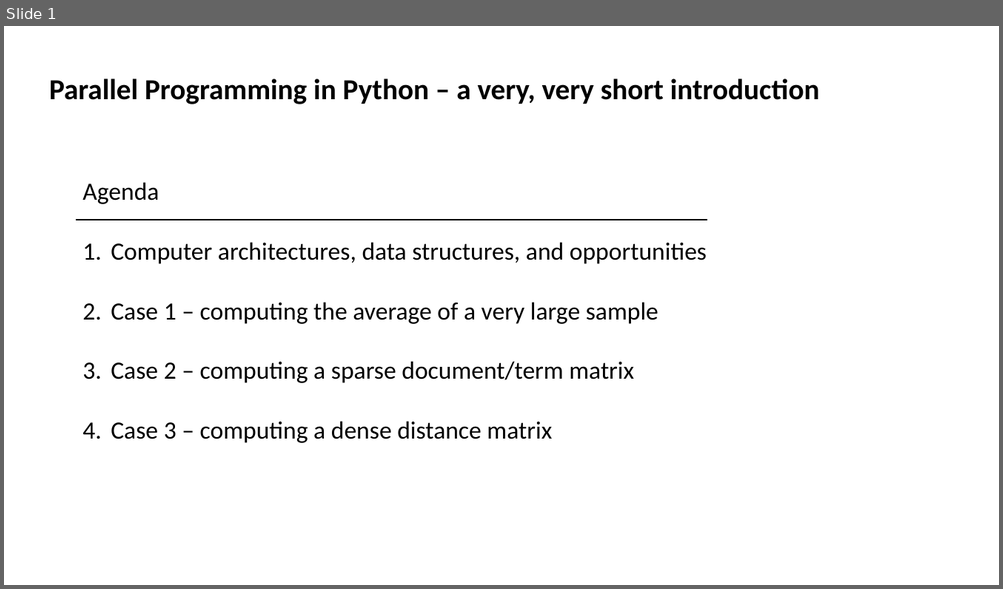
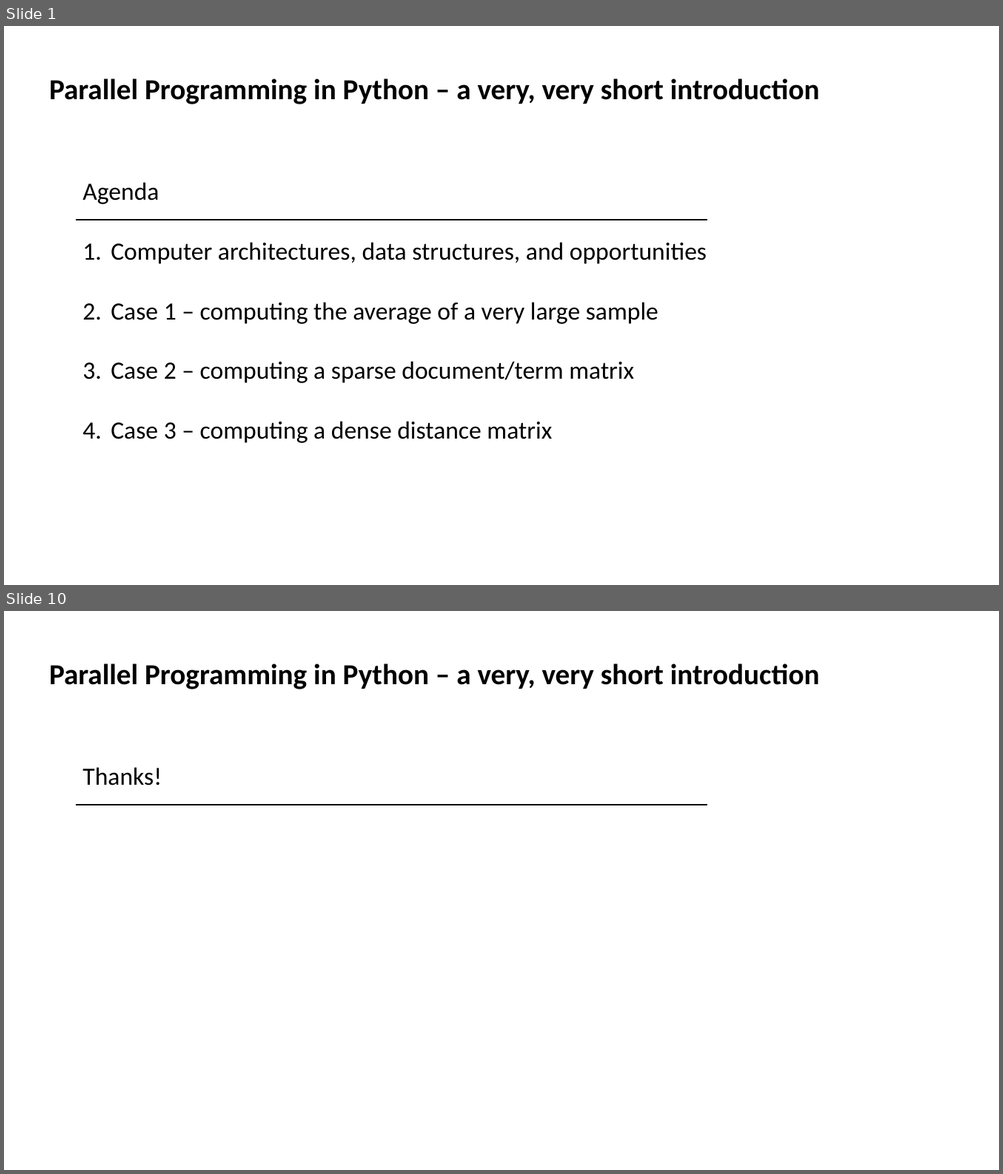
Before and after one commit to andreplima/BoT-in-Python, a slide deck: BoT in Python.pptx. Shown one above the other, each under a label of ours: slide 1 before the commit, slides 1 and 10 after it; the slides between them are not shown. The pictures are 1003x589 and 1003x1174 pixels, drawn with LibreOffice and Linux fonts; fonts in the diff are those of the drawing. Boxes give left, top, right and bottom in pixels: in the first picture for what was removed or moved away, otherwise in the second. Text is boxed around its words. In the diff, an @@ line names an element or a change of style, - is before the commit and + after.

Commit message:
parallel execution scheme included

```diff
--- a/BoT in Python.pptx
+++ b/BoT in Python.pptx
@@ slide 10 added at [4, 611, 999, 1170], background #FFFFFF @@
@@ text added at [49, 664, 819, 689], 28 pt, text #000000, bold @@
+Parallel Programming in Python – a very, very short introduction
@@ text added at [82, 767, 162, 786], 24 pt, text #000000 @@
+Thanks!
@@ line added from (76, 805) to (707, 805), #000000 1.75 pt @@
```
Also in this commit, not shown: 4 slides changed, 4 other slides added, 1 other file.
